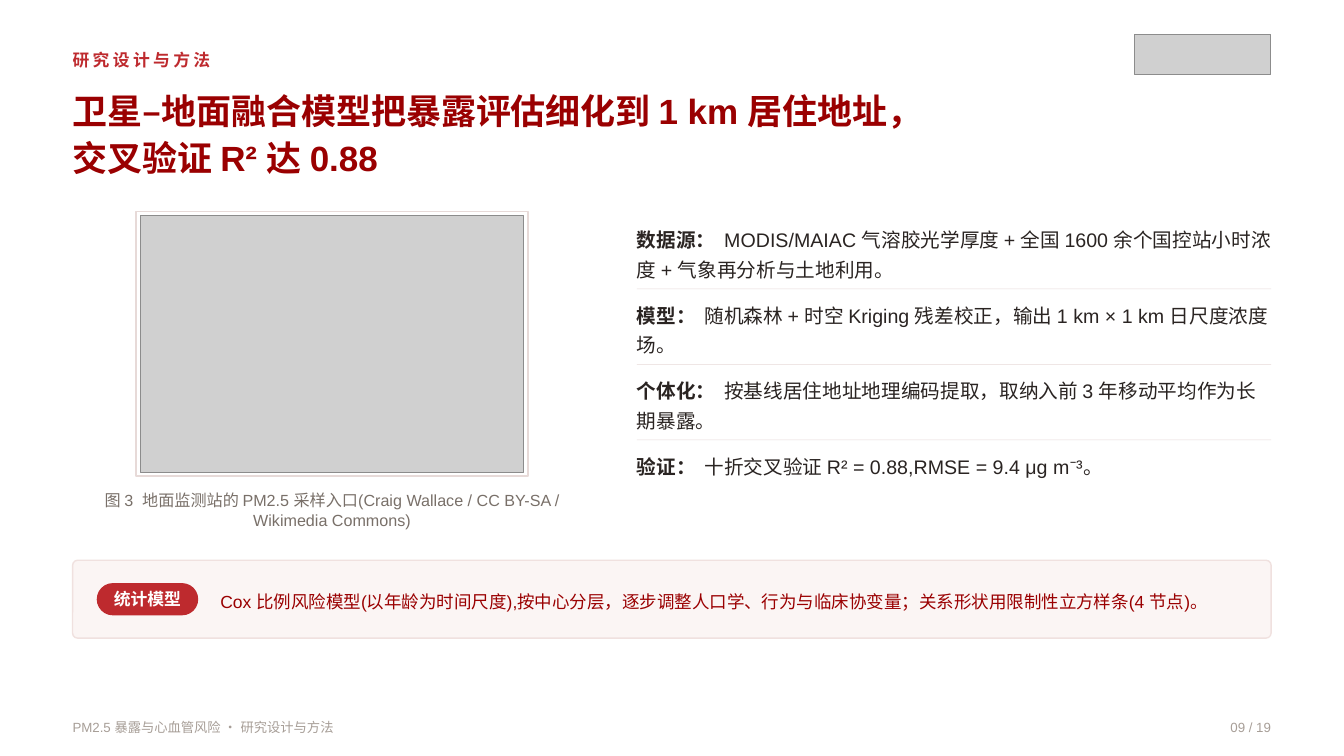
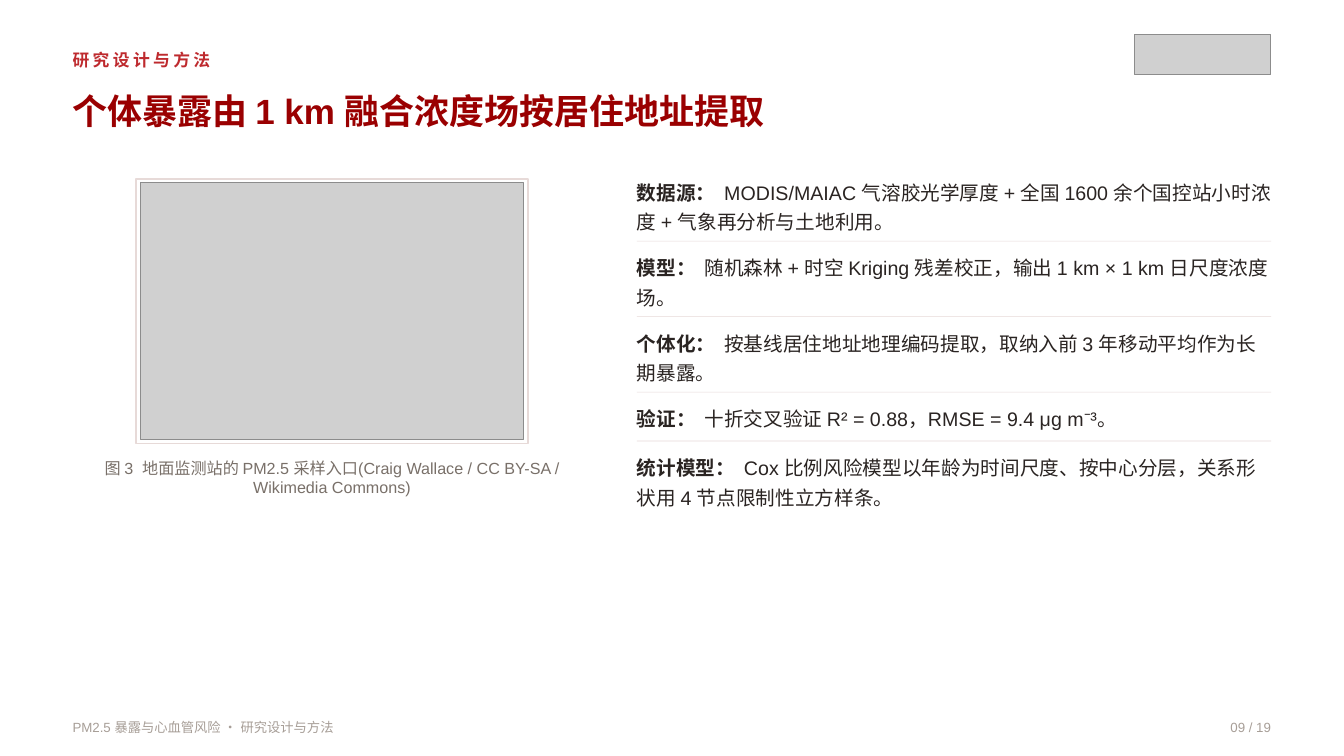
Before and after one commit to qingguang0309/academic-skills, a slide deck: slide 9 of examples/pm25-defense-slides/pm25_defense.pptx. Drawn at 1344x756 pixels with LibreOffice and Linux fonts; fonts in the diff are those of the drawing; grey boxes stand for pictures. Boxes give left, top, right and bottom in pixels: in the first picture for what was removed or moved away, otherwise in the second. Text is boxed around its words. In the diff, an @@ line names an element or a change of style, - is before the commit and + after.

```diff
--- a/examples/pm25-defense-slides/pm25_defense.pptx
+++ b/examples/pm25-defense-slides/pm25_defense.pptx
@@ text at (73,94,764,128): text changed @@
-卫星–地面融合模型把暴露评估细化到 1 km 居住地址，
-交叉验证 R² 达 0.88
+个体暴露由 1 km 融合浓度场按居住地址提取
@@ rectangle: place and size @@
-rectangle at (136,212,528,477)
+rectangle at (136,178,528,444)
@@ text "数据源： MODIS/MAIAC 气溶胶光学厚度 + 全国 ...": place and size @@
-text "数据源： MODIS/MAIAC 气溶胶光学厚度 + 全国 ..." at (637,230,1271,279)
+text "数据源： MODIS/MAIAC 气溶胶光学厚度 + 全国 ..." at (637,183,1271,231)
@@ picture: place and size @@
-picture at (140,216,524,473)
+picture at (140,182,524,440)
@@ text "模型： 随机森林 + 时空 Kriging ...": place and size @@
-text "模型： 随机森林 + 时空 Kriging ..." at (637,306,1268,354)
+text "模型： 随机森林 + 时空 Kriging ..." at (637,258,1268,307)
@@ rectangle added at (637,241,1271,242), fill #E7DAD8 @@
@@ text "个体化： 按基线居住地址地理编码提取，取纳入前 3 年移动平均作为长期暴露。": place and size @@
-text "个体化： 按基线居住地址地理编码提取，取纳入前 3 年移动平均作为长期暴露。" at (637,381,1256,430)
+text "个体化： 按基线居住地址地理编码提取，取纳入前 3 年移动平均作为长期暴露。" at (637,334,1256,382)
@@ rectangle: place and size @@
-rectangle at (637,288,1271,289)
+rectangle at (637,317,1271,318)
@@ text at (637,409,1117,430): text changed @@
-验证： 十折交叉验证 R² = 0.88,RMSE = 9.4 μg m⁻³。
+验证： 十折交叉验证 R² = 0.88，RMSE = 9.4 μg m⁻³。
@@ rectangle: place and size @@
-rectangle at (637,364,1271,365)
+rectangle at (637,392,1271,393)
@@ text "图 3 地面监测站的 PM2.5 采样入口(Craig ...": place and size @@
-text "图 3 地面监测站的 PM2.5 采样入口(Craig ..." at (105,492,551,530)
+text "图 3 地面监测站的 PM2.5 采样入口(Craig ..." at (105,460,551,497)
@@ text at (637,458,1256,507): text changed; size 12.5 to 14 pt; text colour #9A0001 to #2A2422 @@
-Cox 比例风险模型(以年龄为时间尺度),按中心分层，逐步调整人口学、行为与临床协变量；关系形状用限制性立方样条(4 节点)。
+统计模型： Cox 比例风险模型以年龄为时间尺度、按中心分层，关系形状用 4 节点限制性立方样条。
@@ text "统计模型： Cox 比例风险模型以年龄为时间尺度、按中心分层，关系形状用 4 节点限制性立方样条。" at (637,458,1256,507): vertical alignment middle to top @@
@@ rounded rectangle removed at (73,561,1271,638) @@
@@ rounded rectangle removed at (97,583,199,615) @@
@@ text removed at (114,591,181,607) @@
-统计模型
```
Also in this commit, not shown: 9 other slides changed, 5 other files.
